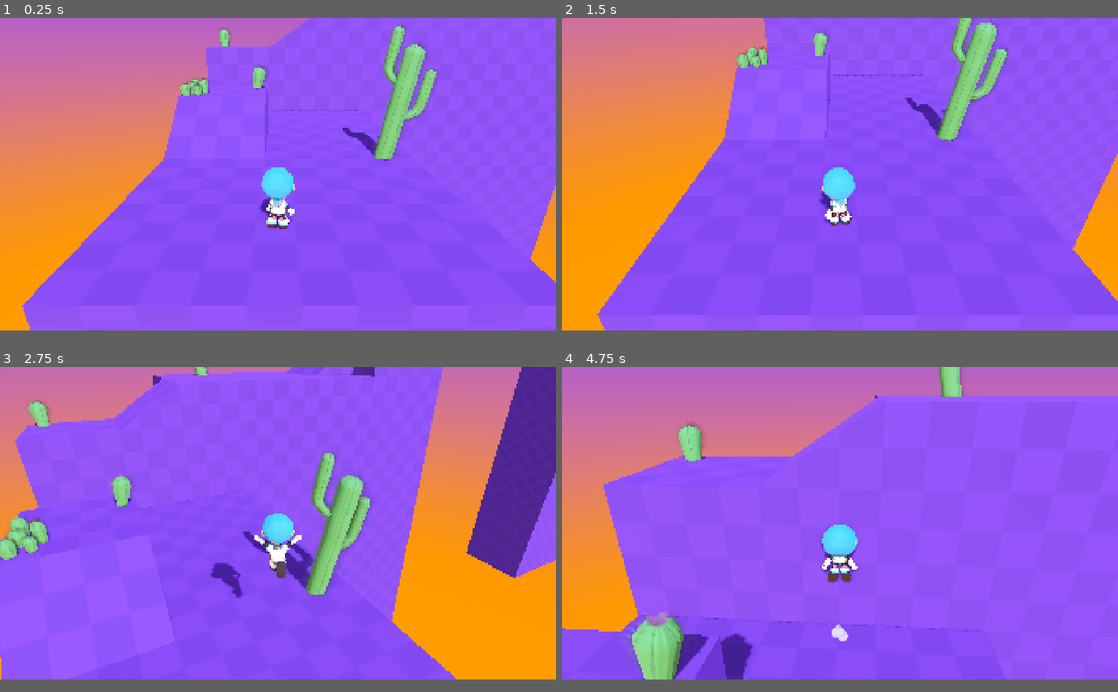
Above: before the commit, frames 1-4 (two rows, left to right).
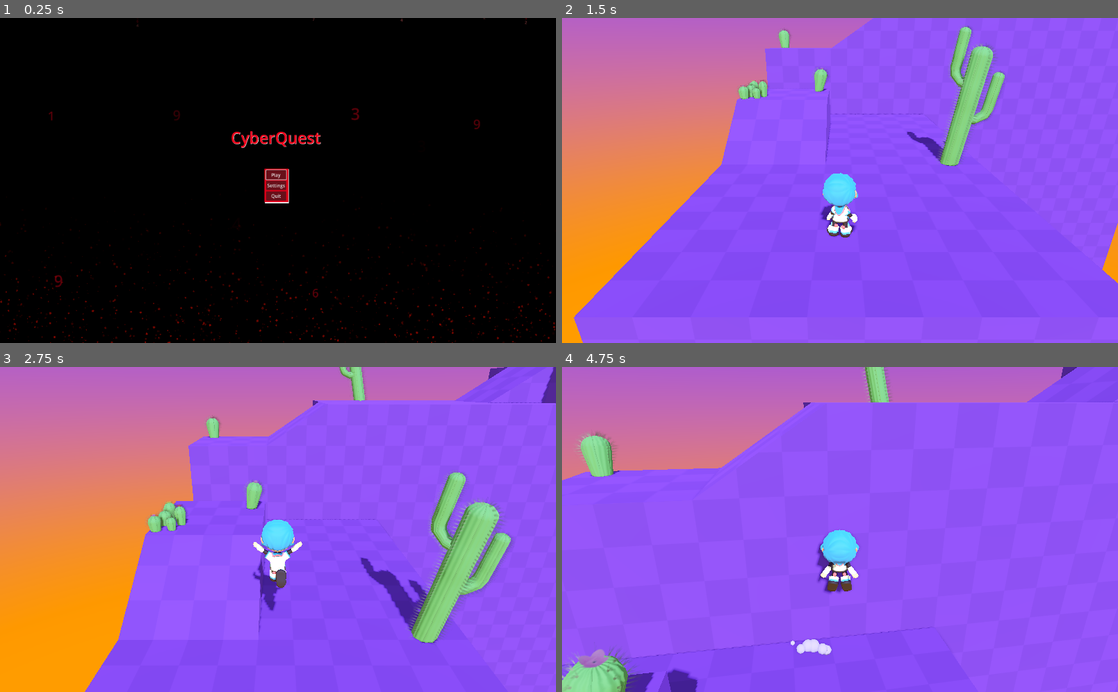
Above: after the commit, the same moments.

Repository: HankstonGit/CyberQuest
Game: Godot game, scene res://UI/scenes/main_menu.tscn
Two runs of this game, one before a commit and one after it. Both use one fixed random seed, a clock stepped at 60 frames per second and the inputs below. Before the commit the project starts from res://game.tscn.
Inputs (mouse positions are in pixels of both pictures, inside the frame that each line leads up to):
- Up to frame 1 (0.25 s): no input
- Up to frame 2 (1.5 s): click (840, 180) at 0.5 s, where only the run after the commit has a clickable "Settings"; click (840, 167) at 1.25 s, where only the run after the commit has a clickable "Play"
- Up to frame 3 (2.75 s): tap Enter (ui_accept) at 2 s; move the mouse to (305, 523) at 2.02 s; hold W (move_up) from 2.03 s (still down); hold Enter (ui_accept) from 2.03 s (still down); tap Space (jump) at 2.27 s
- Up to frame 4 (4.75 s): keep holding W (move_up); move the mouse to (812, 523) at 2.77 s; release Enter (ui_accept) at 2.78 s; click (812, 523) at 2.85 s; tap Space (jump) at 3.02, 4.52 s; tap Enter (ui_accept) at 3.05, 4.55 s; move the mouse to (851, 516) at 3.52 s; hold Enter (ui_accept) 3.53-4.28 s; move the mouse to (834, 529) at 4.27 s; tap Q at 4.35 s
In our replay, the window is 800x450 before the commit and 800x468 after it. These sizes can differ from the game's own. Grey fills any space a smaller window leaves; there, only what the larger window draws over its background counts as a difference.

The runs differ from the first frame. In frame 1, 96% of the frame differs, in the area x 0-100%, y 0-100%; in frame 2, 28%; in frame 3, 60%; in frame 4, 17%.

Commit message:
MainMenu

Diff:
--- /dev/null
+++ b/UI/scenes/main_menu.tscn
@@ -0,0 +1,79 @@
+[gd_scene format=3 uid="uid://dlg6imp4wrb24"]
+
+[ext_resource type="Script" uid="uid://cpalimddurtgc" path="res://UI/scripts/MainMenu.gd" id="1_a42fl"]
+[ext_resource type="Script" uid="uid://bfxp4ewgmu6iu" path="res://UI/scripts/matrix_background.gd" id="2_0eype"]
+
+[node name="MainMenu" type="Control" unique_id=721067494]
+layout_mode = 3
+anchors_preset = 15
+anchor_right = 1.0
+anchor_bottom = 1.0
+grow_horizontal = 2
+grow_vertical = 2
+scale = Vector2(0.5298045, 0.5534202)
+script = ExtResource("1_a42fl")
+
+[node name="MatrixBackground" type="ColorRect" parent="." unique_id=902229602]
+layout_mode = 0
+offset_left = -30.0
+offset_top = -19.0
+offset_right = 1941.0
+offset_bottom = 1102.0
+color = Color(0, 0, 0, 1)
+script = ExtResource("2_0eype")
+spark_count = 1250
+spark_color = Color(0.5523477, 0.0359118, 4.813075e-08, 1)
+spark_brightness = 1.0
+spark_size = 4.0
+spark_speed = 10.0
+
+[node name="Title" type="Label" parent="." unique_id=1372869621]
+layout_mode = 0
+offset_left = 802.1826
+offset_top = 359.5821
+offset_right = 1114.1826
+offset_bottom = 435.5821
+theme_override_colors/font_color = Color(0.95990497, 0, 0.09901873, 1)
+theme_override_colors/font_shadow_color = Color(1, 1, 1, 1)
+theme_override_font_sizes/font_size = 55
+text = "CyberQuest"
+
+[node name="PlaceholderButtonBackground2" type="ColorRect" parent="." unique_id=2027748665]
+layout_mode = 0
+offset_left = 921.09436
+offset_top = 504.13773
+offset_right = 961.09436
+offset_bottom = 544.13776
+scale = Vector2(2.0884888, 2.829043)
+
+[node name="PlaceholderButtonBackground" type="ColorRect" parent="." unique_id=1805147065]
+layout_mode = 0
+offset_left = 919.2069
+offset_top = 502.3308
+offset_right = 959.2069
+offset_bottom = 542.3308
+scale = Vector2(2.0884888, 2.829043)
+color = Color(0.8685599, 0, 0.09697836, 1)
+
+[node name="VBoxContainer" type="VBoxContainer" parent="." unique_id=730987046]
+layout_mode = 0
+offset_left = 924.86945
+offset_top = 507.75165
+offset_right = 994.86945
+offset_bottom = 608.75165
+
+[node name="PlayButton" type="Button" parent="VBoxContainer" unique_id=2090899770]
+layout_mode = 2
+text = "Play"
+
+[node name="SettingsButton" type="Button" parent="VBoxContainer" unique_id=88713843]
+layout_mode = 2
+text = "Settings"
+
+[node name="QuitButton" type="Button" parent="VBoxContainer" unique_id=1749836755]
+layout_mode = 2
+text = "Quit"
+
+[connection signal="pressed" from="VBoxContainer/PlayButton" to="." method="_on_play_button_pressed"]
+[connection signal="pressed" from="VBoxContainer/SettingsButton" to="." method="_on_settings_button_pressed"]
+[connection signal="pressed" from="VBoxContainer/QuitButton" to="." method="_on_quit_button_pressed"]
--- /dev/null
+++ b/UI/scripts/MainMenu.gd
@@ -0,0 +1,34 @@
+extends Control
+
+@onready var buttons: Array[Button] = [$VBoxContainer/PlayButton, $VBoxContainer/SettingsButton, $VBoxContainer/QuitButton]
+var selected_button: int = 0
+
+func _ready() -> void:
+	for button in buttons:
+		button.focus_mode = Control.FOCUS_ALL
+		button.mouse_entered.connect(button.grab_focus)
+	buttons[selected_button].grab_focus()
+
+func _unhandled_input(event: InputEvent) -> void:
+	if event.is_action_pressed("move_down") and not event.is_echo():
+		selected_button = (selected_button + 1) % buttons.size()
+		buttons[selected_button].grab_focus()
+		get_viewport().set_input_as_handled()
+	elif event.is_action_pressed("move_up") and not event.is_echo():
+		selected_button = (selected_button - 1 + buttons.size()) % buttons.size()
+		buttons[selected_button].grab_focus()
+		get_viewport().set_input_as_handled()
+	elif event.is_action_pressed("ui_accept") and not event.is_echo():
+		var focused: Control = get_viewport().gui_get_focus_owner()
+		if focused is Button and focused in buttons:
+			get_viewport().set_input_as_handled() # Handle before scene change
+			focused.pressed.emit()
+
+func _on_play_button_pressed() -> void:
+	get_tree().change_scene_to_file("res://game.tscn")
+
+func _on_settings_button_pressed() -> void:
+	return
+
+func _on_quit_button_pressed() -> void:
+	get_tree().quit()
--- /dev/null
+++ b/UI/scripts/matrix_background.gd
@@ -0,0 +1,199 @@
+extends Control
+
+@export_group("Number Rain")
+@export var rain_enabled: bool = true
+@export var rain_spacing: float = 18.0
+@export var rain_font_size: int = 14
+@export var rain_min_speed: float = 150.0
+@export var rain_max_speed: float = 300.0
+@export var rain_color: Color = Color(1.0, 0.0, 0.1)
+@export var rain_brightness: float = 0.65
+
+@export_group("Large Fading Numbers")
+@export var large_numbers_enabled: bool = true
+@export var large_font_size: int = 48
+@export var large_color: Color = Color(1.0, 0.0, 0.1)
+@export var large_opacity: float = 0.35
+@export var large_fade_time: float = 1.5 # Fade duration
+@export var large_min_duration: float = 4.0
+@export var large_max_duration: float = 8.0
+
+@export_group("Background Sparks")
+@export var sparks_enabled: bool = true
+@export var spark_count: int = 250
+@export var spark_color: Color = Color(1.0, 0.05, 0.12)
+@export var spark_brightness: float = 0.65
+@export var spark_size: float = 1.5
+@export var spark_speed: float = 2.0
+
+var sparks: Array[Dictionary] = []
+var spark_time: float = 0.0
+
+var rain_streams: Array[Dictionary] = []
+var large_numbers: Array[Dictionary] = []
+var digit_timer: float = 0.0
+var matrix_font: Font
+var large_digit_timer: float = 0.0
+
+func _ready() -> void:
+	mouse_filter = Control.MOUSE_FILTER_IGNORE
+	matrix_font = ThemeDB.fallback_font
+	_create_rain()
+	_create_large_numbers()
+	_create_sparks()
+
+func _notification(what: int) -> void:
+	if what == NOTIFICATION_RESIZED and is_node_ready():
+		_create_rain()
+		_create_large_numbers()
+		_create_sparks()
+
+func _create_rain() -> void:
+	rain_streams.clear()
+	if size.x <= 0.0 or size.y <= 0.0:
+		return
+	var columns: int = int(ceil(size.x / maxf(rain_spacing, 1.0)))
+	for column in range(columns):
+		var stream: Dictionary = {
+			"x": float(column) * rain_spacing,
+			"y": randf_range(-size.y, 0.0),
+			"speed": randf_range(rain_min_speed, rain_max_speed),
+			"length": randi_range(5, 15),
+			"digits": _random_digits(15),
+			"brightness": randf_range(0.35, 1.0)
+		}
+		rain_streams.append(stream)
+
+func _random_digits(amount: int) -> String:
+	var result: String = ""
+	for i in range(amount):
+		result += str(randi_range(0, 9))
+	return result
+
+func _create_sparks() -> void:
+	sparks.clear()
+	if size.x <= 0.0 or size.y <= 0.0:
+		return
+	for i in range(spark_count):
+		var depth: float = sqrt(randf())
+		sparks.append({
+			"pos": Vector2(randf_range(0.0, size.x), lerpf(size.y * 0.5, size.y, depth)),
+			"size": randf_range(0.5, spark_size),
+			"phase": randf_range(0.0, TAU),
+			"speed": randf_range(0.5, 2.0),
+			"depth": depth
+		})
+
+func _create_large_numbers() -> void:
+	large_numbers.clear()
+	if size.x <= 0.0 or size.y <= 0.0:
+		return
+	var columns: int = 4
+	var rows: int = 2 # Screen sections
+	var cell_width: float = size.x / float(columns)
+	var cell_height: float = size.y / float(rows)
+	for row in range(rows):
+		for column in range(columns):
+			var number: Dictionary = {
+				"x": (column + randf_range(0.2, 0.7)) * cell_width,
+				"y": (row + randf_range(0.3, 0.8)) * cell_height,
+				"digit": str(randi_range(0, 9)),
+				"age": randf_range(0.0, large_max_duration),
+				"duration": randf_range(large_min_duration, large_max_duration),
+				"scale": randf_range(0.8, 1.5)
+			}
+			large_numbers.append(number)
+
+func _process(delta: float) -> void:
+	_update_rain(delta)
+	_update_large_numbers(delta)
+	spark_time += delta * spark_speed
+	queue_redraw()
+
+func _update_rain(delta: float) -> void:
+	if not rain_enabled:
+		return
+	digit_timer += delta
+	for stream in rain_streams:
+		stream["y"] += stream["speed"] * delta
+		var trail_size: float = stream["length"] * float(rain_font_size)
+		if stream["y"] - trail_size > size.y: # Reset offscreen streams
+			stream["y"] = randf_range(-size.y * 0.5, 0.0)
+			stream["speed"] = randf_range(rain_min_speed, rain_max_speed)
+			stream["length"] = randi_range(5, 15)
+	if digit_timer >= 0.12: # Refresh digits
+		digit_timer = 0.0
+		for stream in rain_streams:
+			stream["digits"] = _random_digits(15)
+
+func _update_large_numbers(delta: float) -> void:
+	if not large_numbers_enabled:
+		return
+	large_digit_timer += delta
+	for number in large_numbers:
+		number["age"] += delta
+		if number["age"] >= number["duration"]: # New number setup
+			number["age"] = 0.0
+			number["duration"] = randf_range(large_min_duration, large_max_duration)
+			number["scale"] = randf_range(0.8, 1.5)
+			number["x"] = randf_range(40.0, size.x - 40.0)
+			number["y"] = randf_range(40.0, size.y - 40.0)
+	if large_digit_timer >= 0.25: # Change digits
+		large_digit_timer = 0.0
+		for number in large_numbers:
+			number["digit"] = str(randi_range(0, 9))
+
+func _draw() -> void:
+	if sparks_enabled:
+		_draw_sparks()
+	if matrix_font == null:
+		return
+	if rain_enabled:
+		_draw_rain()
+	if large_numbers_enabled:
+		_draw_large_numbers()
+
+func _draw_sparks() -> void:
+	for spark in sparks:
+		var glow: float = (sin(spark_time * spark["speed"] + spark["phase"]) + 1.0) * 0.5
+		var alpha: float = (0.15 + glow * 0.85) * spark_brightness * spark["depth"]
+		var color: Color = spark_color
+		color.a = alpha
+		draw_circle(spark["pos"], spark["size"], color)
+
+func _draw_rain() -> void:
+	for stream in rain_streams:
+		var head_y: float = stream["y"]
+		var stream_x: float = stream["x"]
+		var stream_length: int = stream["length"]
+		var digits: String = stream["digits"]
+		for i in range(stream_length):
+			var digit_y: float = head_y - i * rain_font_size
+			if digit_y < -rain_font_size or digit_y > size.y:
+				continue
+			var fade: float = 1.0 - float(i) / float(stream_length)
+			var alpha: float = fade * fade # Trail opacity
+			alpha *= stream["brightness"]
+			alpha *= rain_brightness
+			var color: Color = rain_color
+			color.a = alpha
+			if i == 0:
+				color = Color(1.0, 0.45, 0.45, alpha) # Bright leading digit rede
+			var digit: String = digits.substr(i, 1)
+			draw_string(matrix_font, Vector2(stream_x, digit_y), digit,
+				HORIZONTAL_ALIGNMENT_LEFT, -1, rain_font_size, color)
+
+func _draw_large_numbers() -> void:
+	for number in large_numbers:
+		var age: float = number["age"]
+		var duration: float = number["duration"]
+		var fade_in: float = clampf(age / maxf(large_fade_time, 0.01), 0.0, 1.0)
+		var fade_out: float = clampf((duration - age) / maxf(large_fade_time, 0.01), 0.0, 1.0)
+		var alpha: float = minf(fade_in, fade_out)
+		alpha = alpha * alpha * (3.0 - 2.0 * alpha) # Smooth fade
+		alpha *= large_opacity
+		var color: Color = large_color
+		color.a = alpha
+		var font_size: int = int(large_font_size * number["scale"])
+		draw_string(matrix_font, Vector2(number["x"], number["y"]), number["digit"],
+			HORIZONTAL_ALIGNMENT_LEFT, -1, font_size, color)
--- a/project.godot
+++ b/project.godot
@@ -11,7 +11,7 @@
 [application]
 
 config/name="CyberQuest"
-run/main_scene="res://game.tscn"
+run/main_scene="uid://dlg6imp4wrb24"
 config/features=PackedStringArray("4.7", "Mobile")
 config/icon="res://icon.png"
 
@@ -21,12 +21,14 @@
 
 [display]
 
-window/size/viewport_width=1920
-window/size/viewport_height=1080
+window/size/viewport_width=1024
+window/size/viewport_height=600
+window/size/mode=3
 window/size/initial_screen=1
+window/size/resizable=false
 window/size/window_width_override=2560
 window/size/window_height_override=1440
-window/stretch/mode="canvas_items"
+window/stretch/mode="viewport"
 
 [editor_plugins]
 
@@ -79,6 +81,11 @@
 "events": [Object(InputEventKey,"resource_local_to_scene":false,"resource_name":"","device":-1,"window_id":0,"alt_press …(195 unchanged characters)…
 ]
 }
+Pause={
+"deadzone": 0.2,
+"events": [Object(InputEventKey,"resource_local_to_scene":false,"resource_name":"","device":16,"window_id":0,"alt_pressed":false,"shift_pressed":false,"ctrl_pressed":false,"meta_pressed":false,"pressed":false,"keycode":0,"physical_keycode":4194305,"key_label":0,"unicode":0,"location":0,"echo":false,"script":null)
+]
+}
 
 [rendering]
 
Not shown, added: UI/scripts/MainMenu.gd.uid
Not shown, added: UI/scripts/matrix_background.gd.uid
